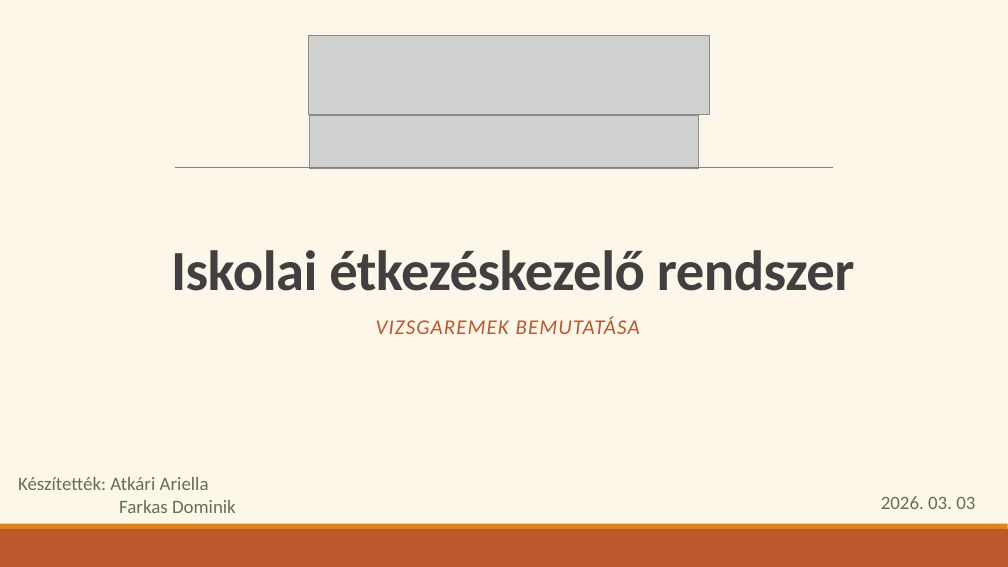
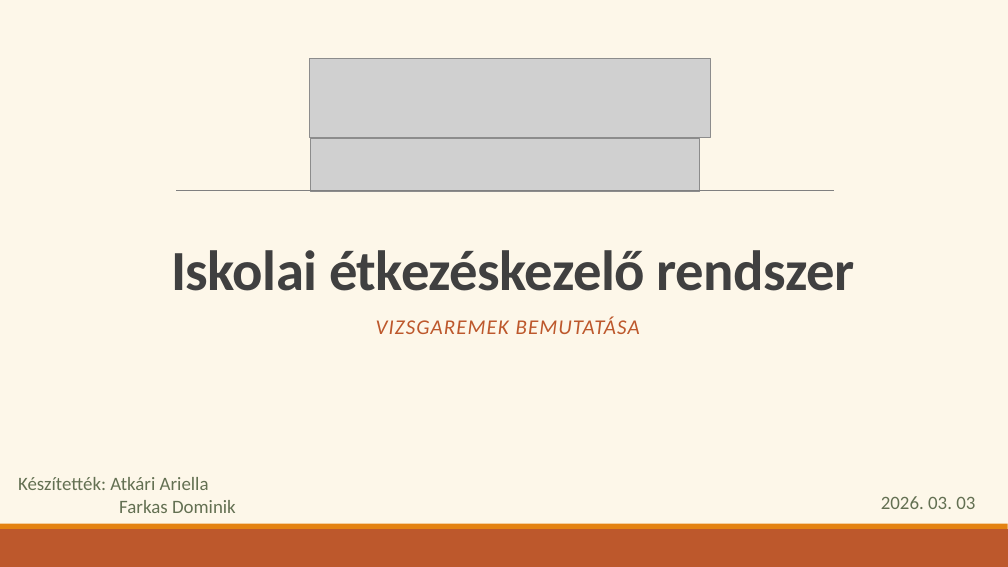
Before and after one commit to Ella50/13_S1_1_vizsgaremek, a slide deck: slide 2 of Dokumentációhoz/Prezentáció/eMenza_AtkariAriella_FarkasDominik.pptx. Drawn at 1008x567 pixels with LibreOffice and Linux fonts; fonts in the diff are those of the drawing; grey boxes stand for pictures. Boxes give left, top, right and bottom in pixels: in the first picture for what was removed or moved away, otherwise in the second. Text is boxed around its words. In the diff, an @@ line names an element or a change of style, - is before the commit and + after.

```diff
--- a/Dokumentációhoz/Prezentáció/eMenza_AtkariAriella_FarkasDominik.pptx
+++ b/Dokumentációhoz/Prezentáció/eMenza_AtkariAriella_FarkasDominik.pptx
@@ 2 pictures, 1 line: place and size @@
-2 pictures, 1 line at [175,36,833,168]
+2 pictures, 1 line at [176,59,834,191]
```
Also in this commit, not shown: 2 other slides changed, 16 other files.
